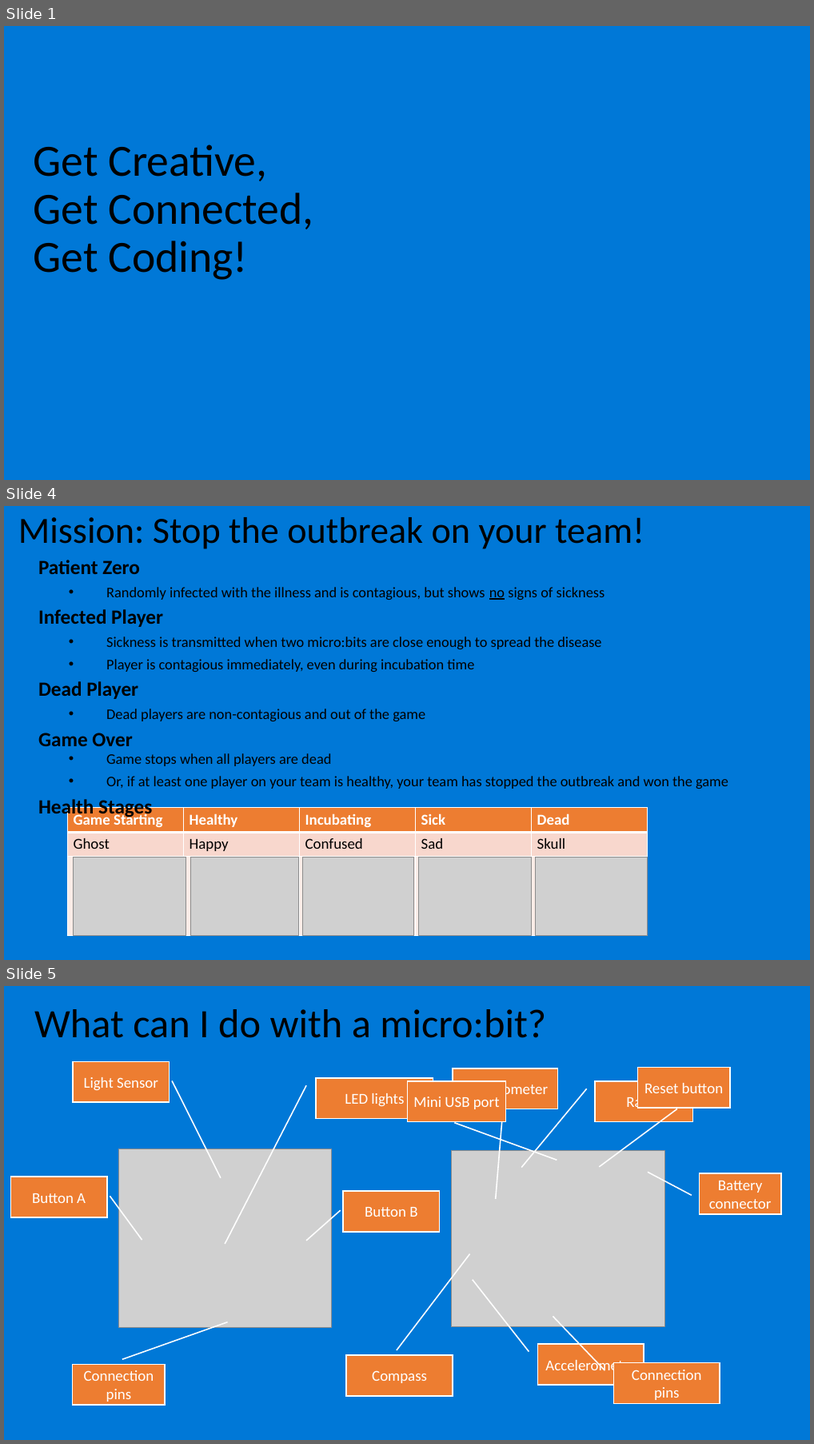
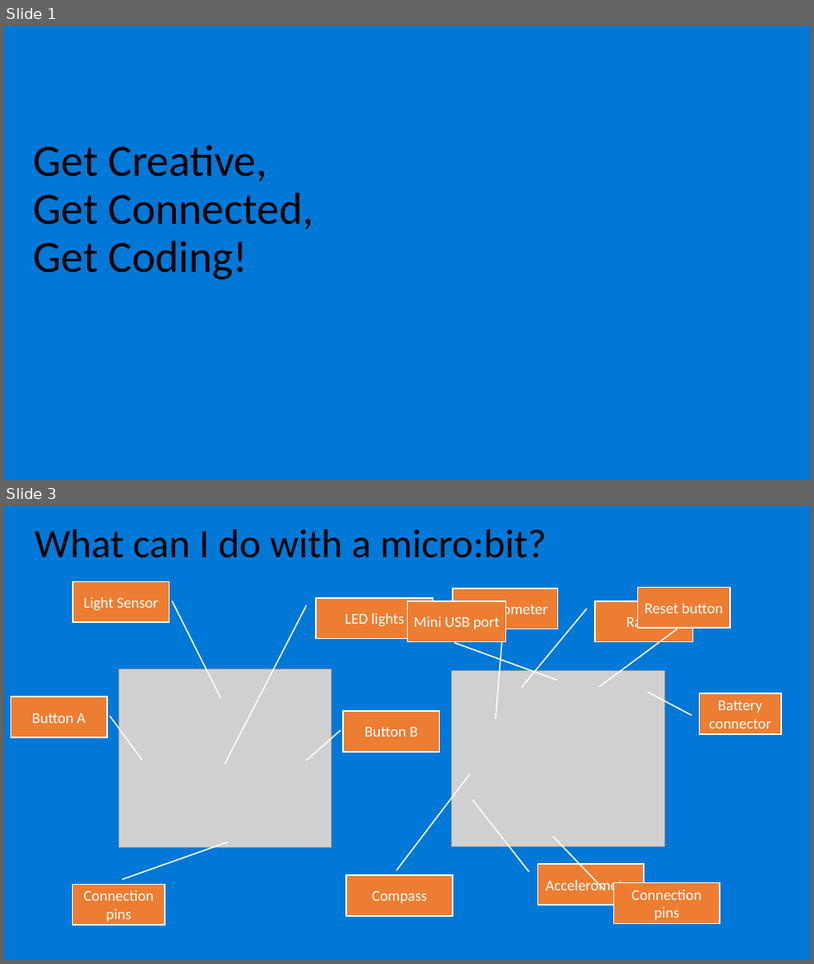
Before and after one commit to nicolehaugen/microbit, a slide deck: micro-bit-workshop-abbreviated.pptx. Shown one above the other, each under a label of ours: slides 1, 4 and 5 before the commit, slides 1 and 3 after it; the slides between them are not shown. The pictures are 814x1444 and 814x964 pixels, drawn with LibreOffice and Linux fonts; fonts in the diff are those of the drawing; grey boxes stand for pictures; background and template pictures are left out. Boxes give left, top, right and bottom in pixels: in the first picture for what was removed or moved away, otherwise in the second. Text is boxed around its words. In the diff, an @@ line names an element or a change of style, - is before the commit and + after.

```diff
--- a/micro-bit-workshop-abbreviated.pptx
+++ b/micro-bit-workshop-abbreviated.pptx
@@ slide 4 removed at <box>4,506,810,960</box>, background #0078D7 @@
@@ text removed at <box>18,517,645,549</box> @@
-Mission: Stop the outbreak on your team!
@@ text removed at <box>38,560,729,788</box> @@
-Patient Zero
-  • Randomly infected with the illness and is contagious, but shows no signs of sickness
-Infected Player
-  • Sickness is transmitted when two micro:bits are close enough to spread the disease
-  • Player is contagious immediately, even during incubation time
-Dead Player
-  • Dead players are non-contagious and out of the game
-Game Over
-  • Game stops when all players are dead
-  • Or, if at least one player on your team is healthy, your team has stopped the outbreak and won the game
-Health Stages
@@ table removed at <box>67,808,648,936</box>, 3 rows, 5 columns @@
-Game Starting | Healthy | Incubating | Sick | Dead
-Ghost | Happy | Confused | Sad | Skull
- |  |  |  | 
@@ group removed at <box>74,856,648,936</box>: 5 pictures @@
@@ what was slide 5 is now slide 3 @@
```
Also in this commit, not shown: 1 slide changed, 3 other slides removed.
